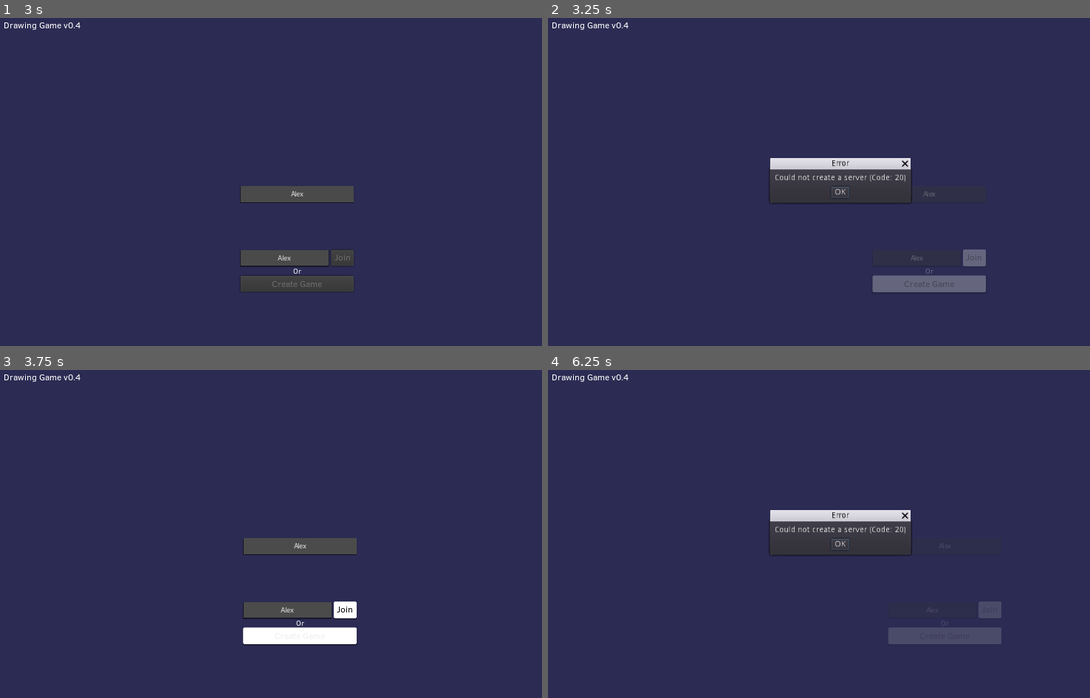
Above: before the commit, frames 1-4 (two rows, left to right).
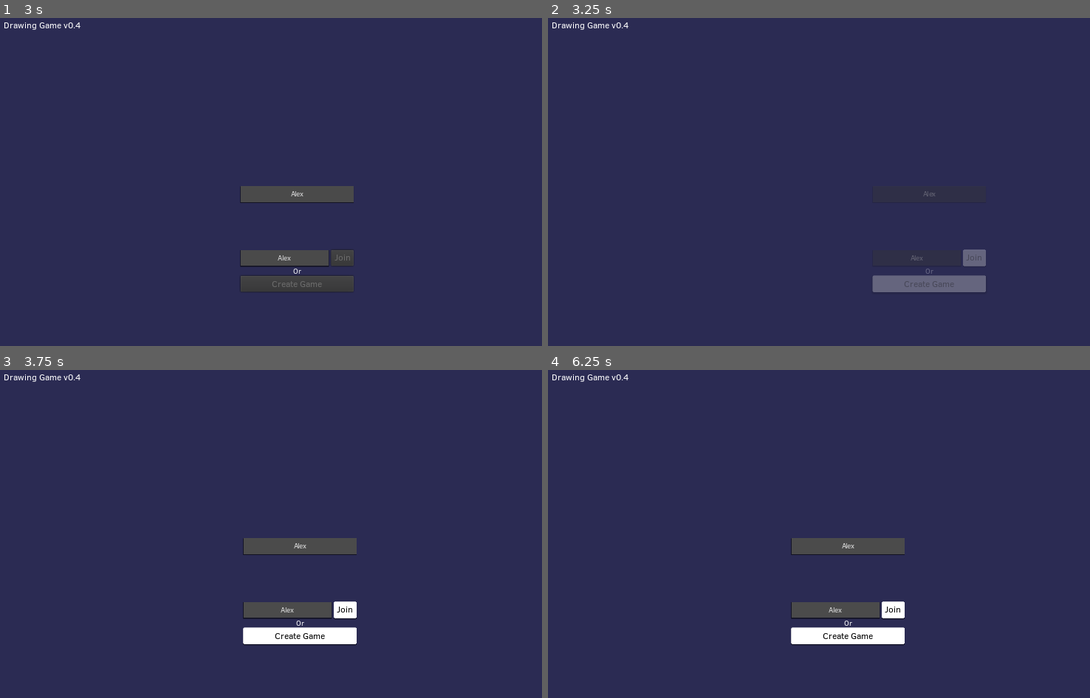
Above: after the commit, the same moments.

Repository: rednir/DrawingGame
Game: Godot game, scene res://Scenes/MainMenu.tscn
Same seed, same stepped clock (60 frames per second), same inputs: the game is played once before the commit and once after it. Sound files missing from this copy of the repository are replaced by a short silence.
Inputs (mouse positions are in pixels of both pictures, inside the frame that each line leads up to):
- Up to frame 1 (3 s): click (298, 195) at 0.52 s; type "Alex" at 0.6 s; click (287, 257) at 0.75 s; type "Alex" at 0.83 s; click "Create Game" at 1.25 s; click "OK" at 2 s; click "Create Game" at 2.75 s
- Up to frame 2 (3.25 s): no input
- Up to frame 3 (3.75 s): click (292, 543) at 3.5 s, where only the run before the commit has a clickable "OK"
- Up to frame 4 (6.25 s): click "Create Game" at 4.25 s; click (840, 543) at 5 s, where only the run before the commit has a clickable "OK"; tap Enter at 5.75 s; move the mouse to (970, 520) at 5.77 s; click (970, 520) at 5.92 s

Frame 1 is identical in both runs. In frame 2, 1.4% of the frame differs, in the area x 40-68%, y 42-57%; in frame 3, less than 0.1%; in frame 4, 5.0%, in the area x 40-84%, y 42-84%.
Error after the commit: Attempt to call function 'queue_free' in base 'previously freed instance' on a null instance. (res://Scripts/AutoLoads/Events.gd:51)

Commit message:
hopefully fix dialog crash

Diff:
--- a/Scripts/AutoLoads/Events.gd
+++ b/Scripts/AutoLoads/Events.gd
@@ -47,6 +47,8 @@
 
 func show_dialog(title, message):
 	#OS.alert(message, title)
+	if dialog != null:
+		dialog.queue_free()
 
 	dialog = AcceptDialog.new()
 	dialog.name = "AcceptDialog"
